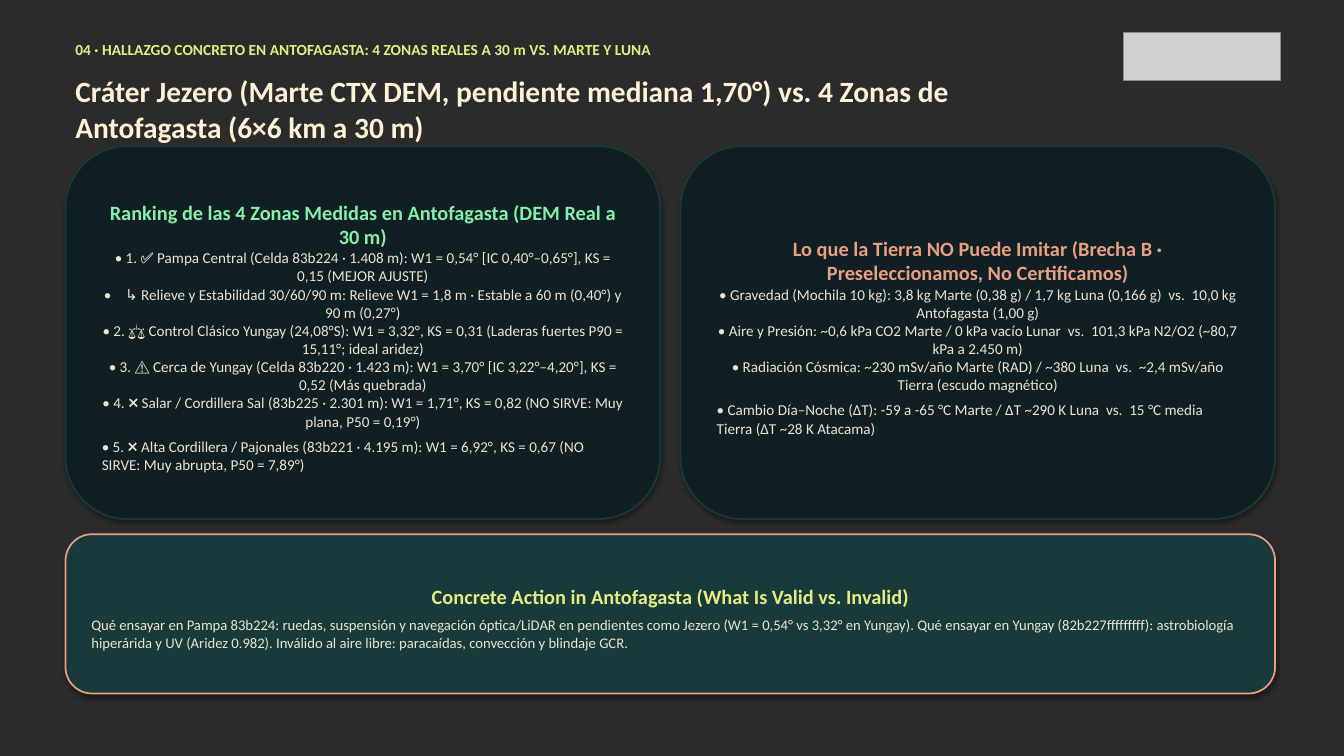
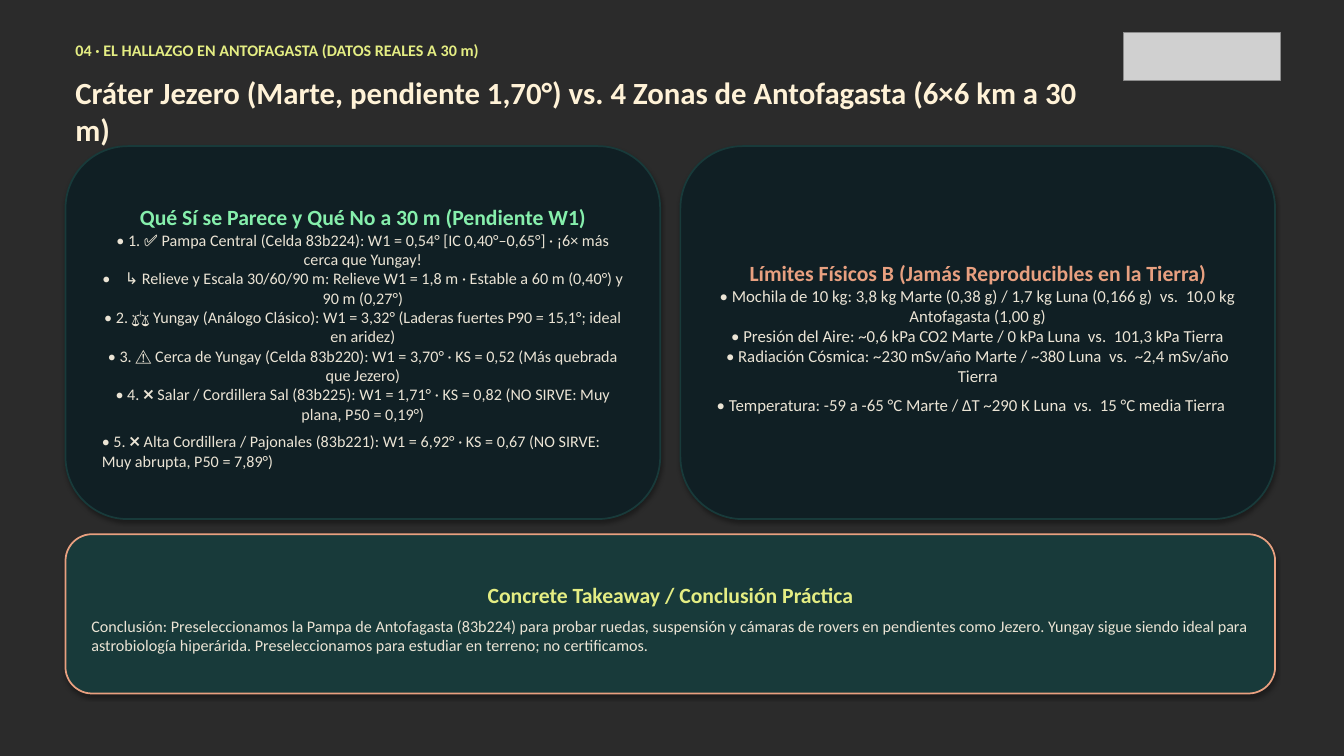
Before and after one commit to AnGeMoNs/Ckepi, a slide deck: slide 5 of docs/nehe/ckepi-pitch-es.pptx. Drawn at 1344x756 pixels with LibreOffice and Linux fonts; fonts in the diff are those of the drawing; grey boxes stand for pictures; background and template pictures are left out; a plain dark background stands for a picture behind light text. Boxes give left, top, right and bottom in pixels: in the first picture for what was removed or moved away, otherwise in the second. Text is boxed around its words. In the diff, an @@ line names an element or a change of style, - is before the commit and + after.

```diff
--- a/docs/nehe/ckepi-pitch-es.pptx
+++ b/docs/nehe/ckepi-pitch-es.pptx
@@ text at [75, 44, 479, 58]: text changed; size 11 to 11.5 pt @@
-04 · HALLAZGO CONCRETO EN ANTOFAGASTA: 4 ZONAS REALES A 30 m VS. MARTE Y LUNA
+04 · EL HALLAZGO EN ANTOFAGASTA (DATOS REALES A 30 m)
@@ text at [75, 81, 1076, 146]: text changed; size 21 to 22 pt @@
-Cráter Jezero (Marte CTX DEM, pendiente mediana 1,70°) vs. 4 Zonas de Antofagasta (6×6 km a 30 m)
+Cráter Jezero (Marte, pendiente 1,70°) vs. 4 Zonas de Antofagasta (6×6 km a 30 m)
@@ text in rounded rectangle at [102, 209, 623, 470]: text changed; size 10.8 to 11.5 pt @@
-Ranking de las 4 Zonas Medidas en Antofagasta (DEM Real a 30 m)
-• 1. ✅ Pampa Central (Celda 83b224 · 1.408 m): W1 = 0,54° [IC 0,40°–0,65°], KS = 0,15 (MEJOR AJUSTE)
-• ↳ Relieve y Estabilidad 30/60/90 m: Relieve W1 = 1,8 m · Estable a 60 m (0,40°) y 90 m (0,27°)
-• 2. ⚖️ Control Clásico Yungay (24,08°S): W1 = 3,32°, KS = 0,31 (Laderas fuertes P90 = 15,11°; ideal aridez)
-• 3. ⚠️ Cerca de Yungay (Celda 83b220 · 1.423 m): W1 = 3,70° [IC 3,22°–4,20°], KS = 0,52 (Más quebrada)
-• 4. ❌ Salar / Cordillera Sal (83b225 · 2.301 m): W1 = 1,71°, KS = 0,82 (NO SIRVE: Muy plana, P50 = 0,19°)
-• 5. ❌ Alta Cordillera / Pajonales (83b221 · 4.195 m): W1 = 6,92°, KS = 0,67 (NO SIRVE: Muy abrupta, P50 = 7,89°)
+Qué Sí se Parece y Qué No a 30 m (Pendiente W1)
+• 1. ✅ Pampa Central (Celda 83b224): W1 = 0,54° [IC 0,40°–0,65°] · ¡6× más cerca que Yungay!
+• ↳ Relieve y Escala 30/60/90 m: Relieve W1 = 1,8 m · Estable a 60 m (0,40°) y 90 m (0,27°)
+• 2. ⚖️ Yungay (Análogo Clásico): W1 = 3,32° (Laderas fuertes P90 = 15,1°; ideal en aridez)
+• 3. ⚠️ Cerca de Yungay (Celda 83b220): W1 = 3,70° · KS = 0,52 (Más quebrada que Jezero)
+• 4. ❌ Salar / Cordillera Sal (83b225): W1 = 1,71° · KS = 0,82 (NO SIRVE: Muy plana, P50 = 0,19°)
+• 5. ❌ Alta Cordillera / Pajonales (83b221): W1 = 6,92° · KS = 0,67 (NO SIRVE: Muy abrupta, P50 = 7,89°)
@@ text in rounded rectangle at [729, 265, 1235, 414]: text changed; size 10.8 to 12 pt @@
-Lo que la Tierra NO Puede Imitar (Brecha B · Preseleccionamos, No Certificamos)
-• Gravedad (Mochila 10 kg): 3,8 kg Marte (0,38 g) / 1,7 kg Luna (0,166 g) vs. 10,0 kg Antofagasta (1,00 g)
-• Aire y Presión: ~0,6 kPa CO2 Marte / 0 kPa vacío Lunar vs. 101,3 kPa N2/O2 (~80,7 kPa a 2.450 m)
-• Radiación Cósmica: ~230 mSv/año Marte (RAD) / ~380 Luna vs. ~2,4 mSv/año Tierra (escudo magnético)
-• Cambio Día–Noche (ΔT): -59 a -65 °C Marte / ΔT ~290 K Luna vs. 15 °C media Tierra (ΔT ~28 K Atacama)
+Límites Físicos B (Jamás Reproducibles en la Tierra)
+• Mochila de 10 kg: 3,8 kg Marte (0,38 g) / 1,7 kg Luna (0,166 g) vs. 10,0 kg Antofagasta (1,00 g)
+• Presión del Aire: ~0,6 kPa CO2 Marte / 0 kPa Luna vs. 101,3 kPa Tierra
+• Radiación Cósmica: ~230 mSv/año Marte / ~380 Luna vs. ~2,4 mSv/año Tierra
+• Temperatura: -59 a -65 °C Marte / ΔT ~290 K Luna vs. 15 °C media Tierra
@@ text in rounded rectangle at [91, 587, 1247, 654]: text changed; size 10.5 to 11.5 pt @@
-Concrete Action in Antofagasta (What Is Valid vs. Invalid)
-Qué ensayar en Pampa 83b224: ruedas, suspensión y navegación óptica/LiDAR en pendientes como Jezero (W1 = 0,54° vs 3,32° en Yungay). Qué ensayar en Yungay (82b227fffffffff): astrobiología hiperárida y UV (Aridez 0.982). Inválido al aire libre: paracaídas, convección y blindaje GCR.
+Concrete Takeaway / Conclusión Práctica
+Conclusión: Preseleccionamos la Pampa de Antofagasta (83b224) para probar ruedas, suspensión y cámaras de rovers en pendientes como Jezero. Yungay sigue siendo ideal para astrobiología hiperárida. Preseleccionamos para estudiar en terreno; no certificamos.
```
Also in this commit, not shown: 6 other slides changed, 15 other files.
